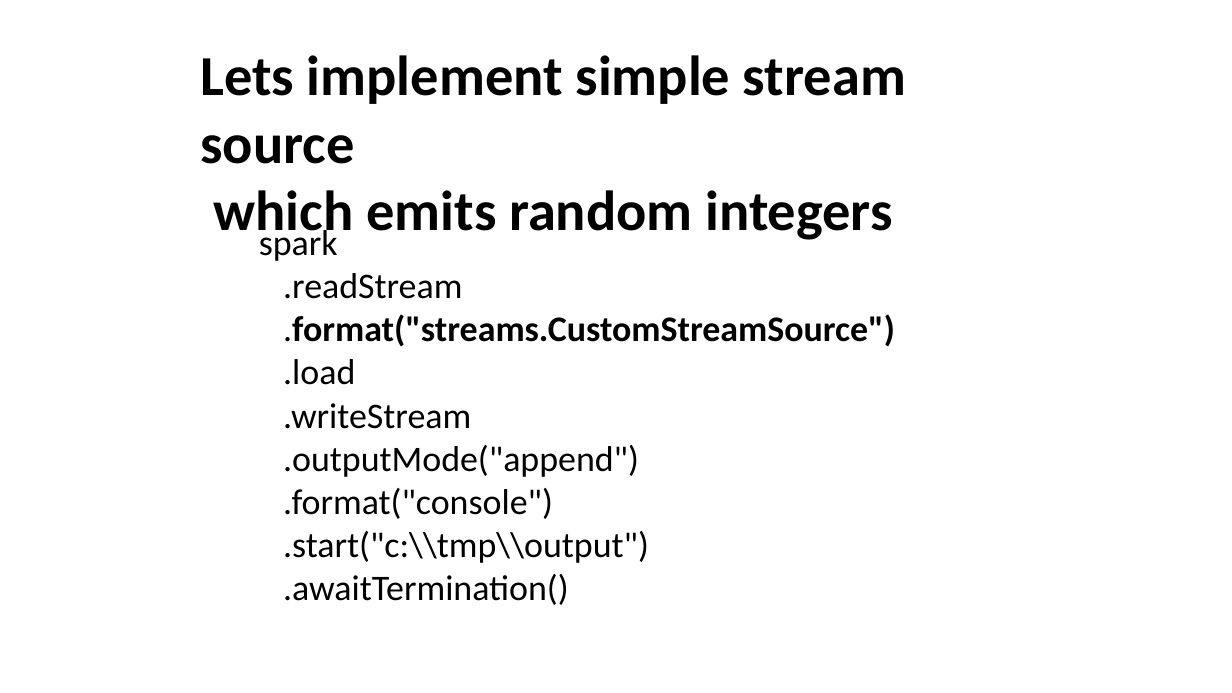
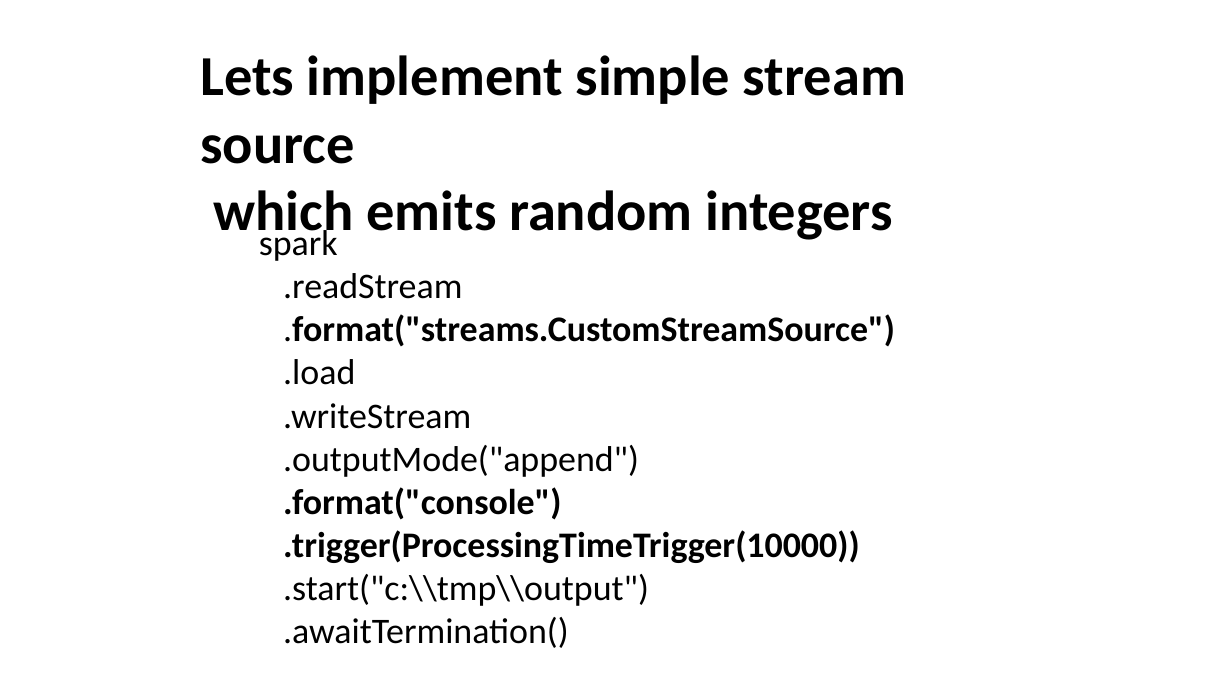
Before and after one commit to nkudinov/apache_spark_pptx, a slide deck: slide 3 of Spark_Custom_Stream_Sources.pptx. Drawn at 1232x693 pixels with LibreOffice and Linux fonts; fonts in the diff are those of the drawing. Boxes give left, top, right and bottom in pixels: in the first picture for what was removed or moved away, otherwise in the second. Text is boxed around its words. In the diff, an @@ line names an element or a change of style, - is before the commit and + after.

```diff
--- a/Spark_Custom_Stream_Sources.pptx
+++ b/Spark_Custom_Stream_Sources.pptx
@@ text at [283, 487, 561, 520]: bold on in ".format("console")" @@
@@ text at [283, 530, 860, 563]: paragraph added @@
+.trigger(ProcessingTimeTrigger(10000))
```
Also in this commit, not shown: 3 other slides changed, 1 slide added.
